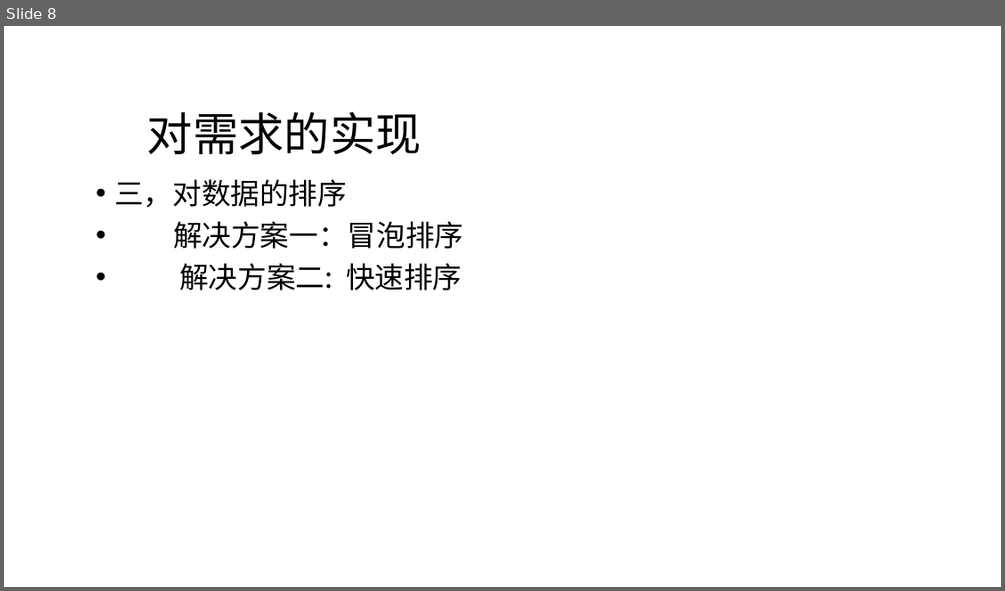
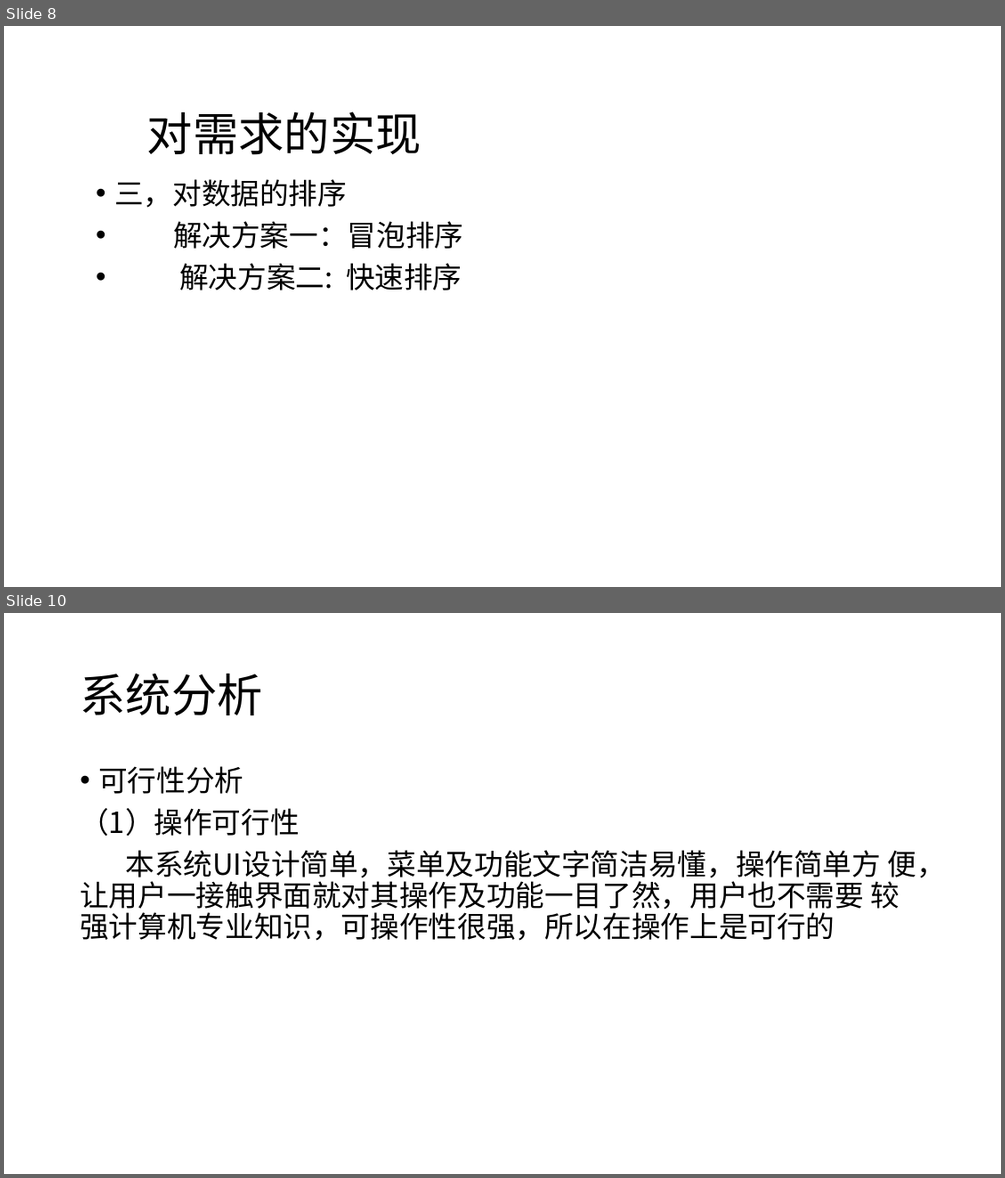
Before and after one commit to moriartyscat/--git, a slide deck: C语言期末作业.pptx. Shown one above the other, each under a label of ours: slide 8 before the commit, slides 8 and 10 after it; the slides between them are not shown. The pictures are 1005x591 and 1005x1178 pixels, drawn with LibreOffice and Linux fonts; fonts in the diff are those of the drawing; background and template pictures are left out. Boxes give left, top, right and bottom in pixels: in the first picture for what was removed or moved away, otherwise in the second. Text is boxed around its words. In the diff, an @@ line names an element or a change of style, - is before the commit and + after.

```diff
--- a/C语言期末作业.pptx
+++ b/C语言期末作业.pptx
@@ slide 10 added at (4, 613, 1001, 1174), background picture (left out) @@
@@ title added at (80, 674, 262, 715), 44 pt, text #000000 @@
+系统分析
@@ text added at (80, 766, 945, 941), 28 pt, text #000000 @@
+• 可行性分析
+（1）操作可行性
+本系统UI设计简单，菜单及功能文字简洁易懂，操作简单方 便，让用户一接触界面就对其操作及功能一目了然，用户也不需要 较强计算机专业知识，可操作性很强，所以在操作上是可行的
```
Also in this commit, not shown: 1 slide changed, 9 other slides added, 3 slides removed.
